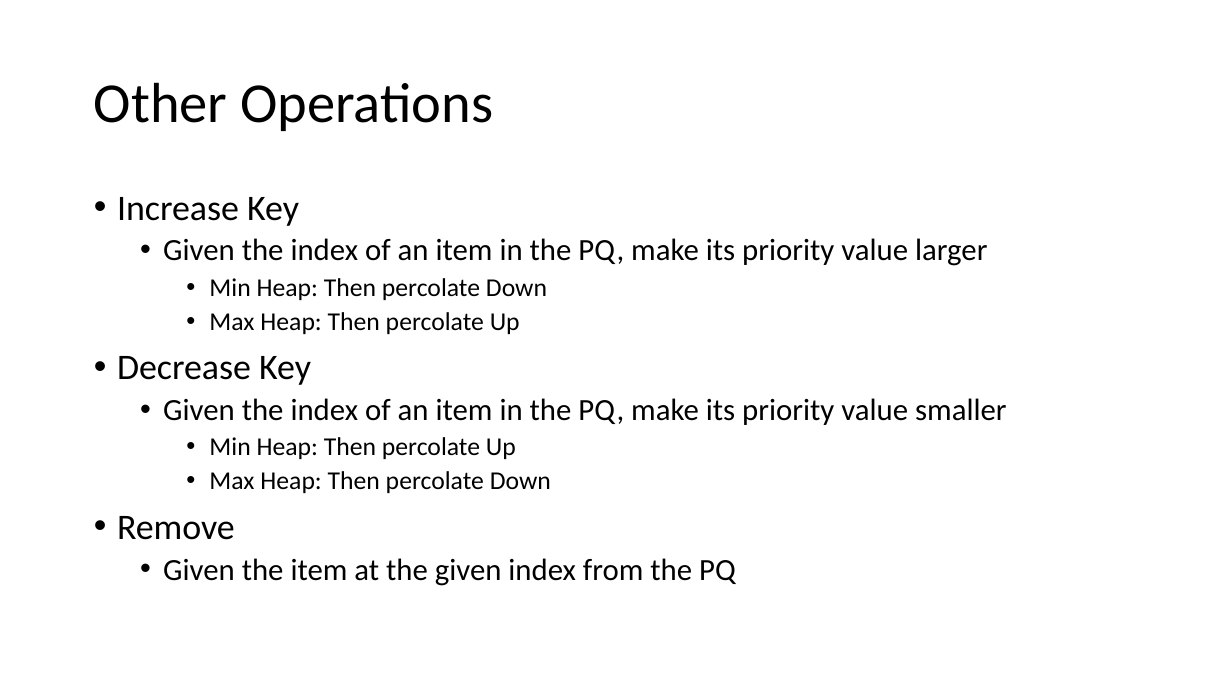
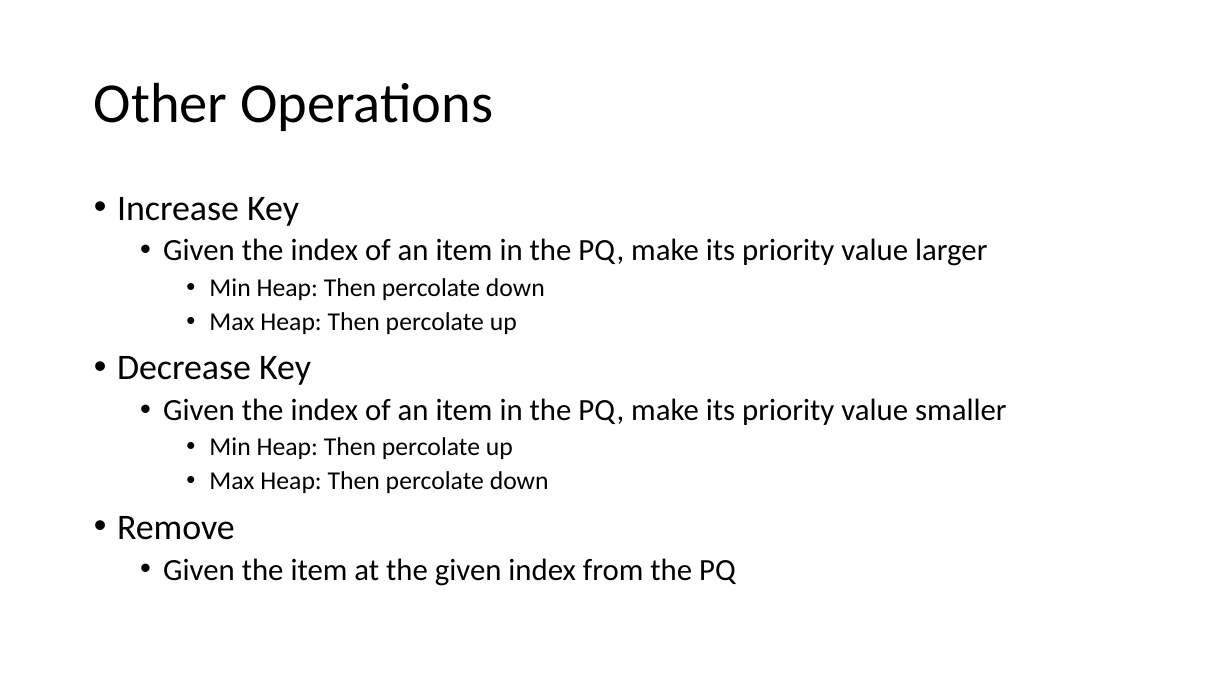
Before and after one commit to natebrunelle/cse332, a slide deck: slide 27 of markdown/files/slides/lecture5_pqs.pptx (slide 29 before the commit). Drawn at 1232x693 pixels with LibreOffice and Linux fonts; fonts in the diff are those of the drawing. Boxes give left, top, right and bottom in pixels: in the first picture for what was removed or moved away, otherwise in the second. Text is boxed around its words. In the diff, an @@ line names an element or a change of style, - is before the commit and + after.

```diff
--- a/markdown/files/slides/lecture5_pqs.pptx
+++ b/markdown/files/slides/lecture5_pqs.pptx
@@ text at [209, 278, 545, 334]: text changed @@
-    • Min Heap: Then percolate Down
-    • Max Heap: Then percolate Up
+    • Min Heap: Then percolate down
+    • Max Heap: Then percolate up
@@ text at [209, 437, 549, 493]: text changed @@
-    • Min Heap: Then percolate Up
-    • Max Heap: Then percolate Down
+    • Min Heap: Then percolate up
+    • Max Heap: Then percolate down
```
Also in this commit, not shown: 2 other slides changed, 2 slides added, 5 slides removed, 13 other files.
